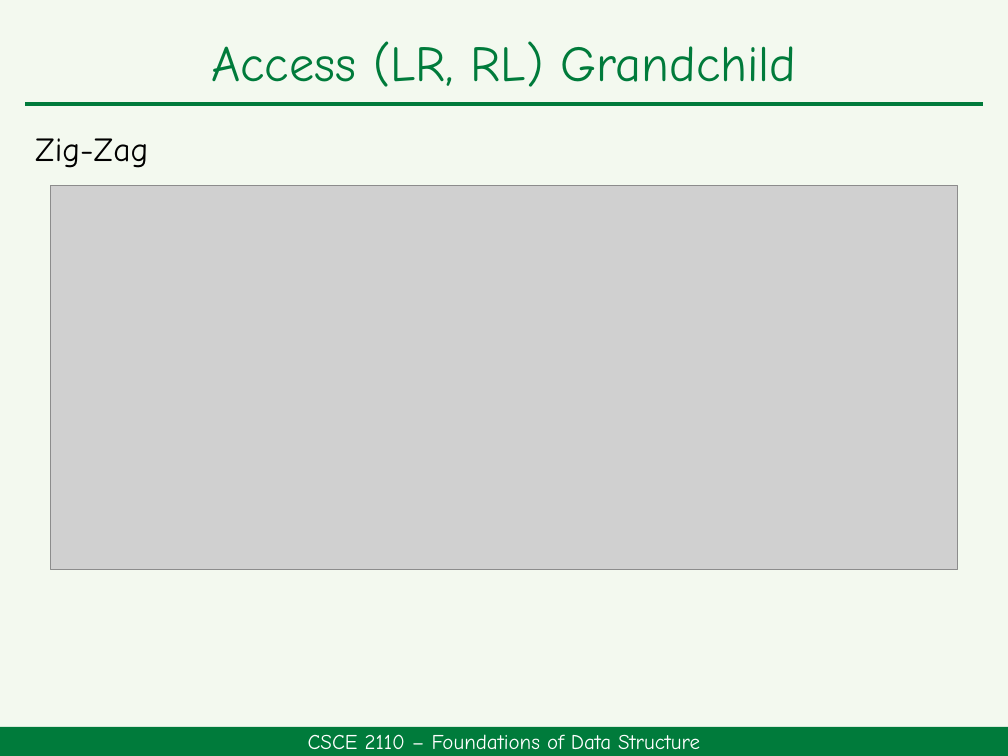
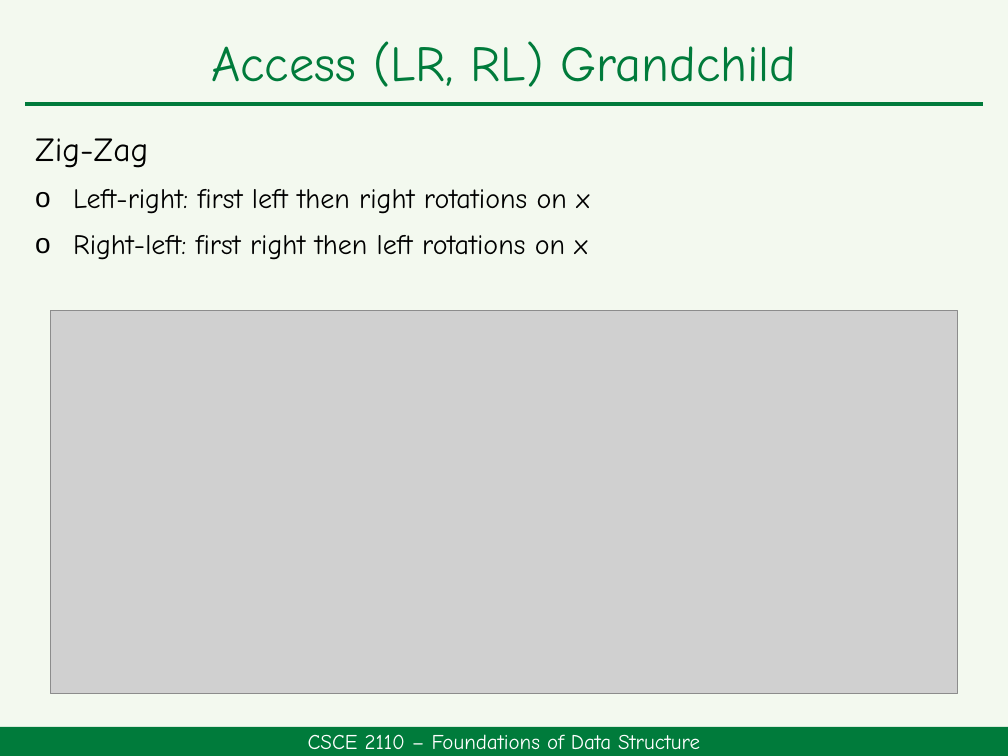
Before and after one commit to HengFan2010/hengfan2010.github.io, a slide deck: slide 11 of teaching/25F-2110/slides/2110-topic 6-Splay Tree.pptx. Drawn at 1008x756 pixels with LibreOffice and Linux fonts; fonts in the diff are those of the drawing; grey boxes stand for pictures. Boxes give left, top, right and bottom in pixels: in the first picture for what was removed or moved away, otherwise in the second. Text is boxed around its words. In the diff, an @@ line names an element or a change of style, - is before the commit and + after.

```diff
--- a/teaching/25F-2110/slides/2110-topic 6-Splay Tree.pptx
+++ b/teaching/25F-2110/slides/2110-topic 6-Splay Tree.pptx
@@ text at box(73, 189, 589, 260): paragraphs added @@
+o Left-right: first left then right rotations on x
+o Right-left: first right then left rotations on x
@@ picture: place and size @@
-picture at box(50, 185, 958, 570)
+picture at box(50, 310, 958, 695)
```
Also in this commit, not shown: 4 other slides changed, 3 other files.
